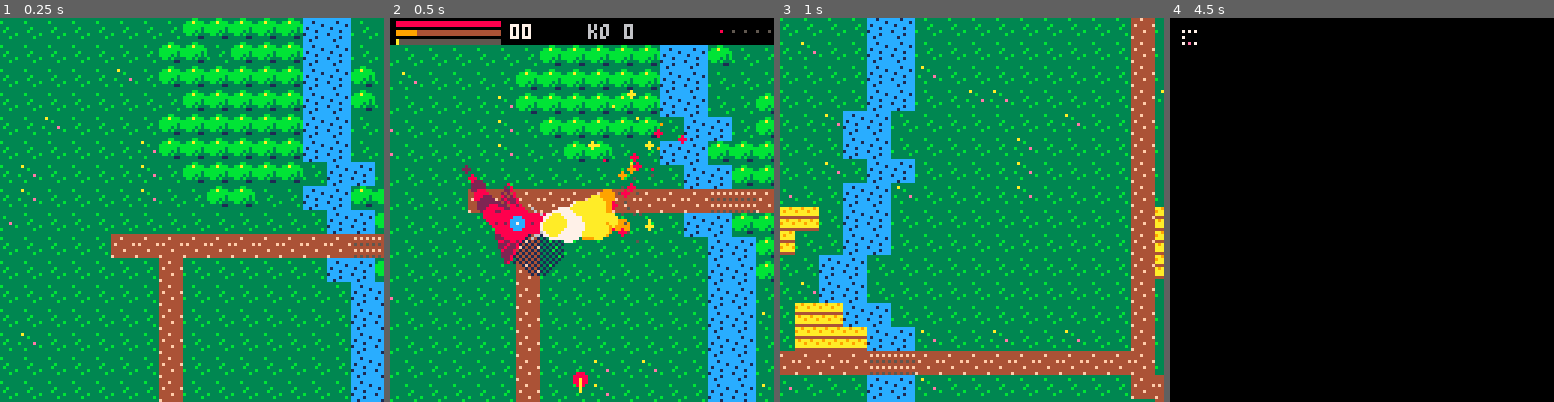
Above: before the commit, frames 1-4 (left to right).
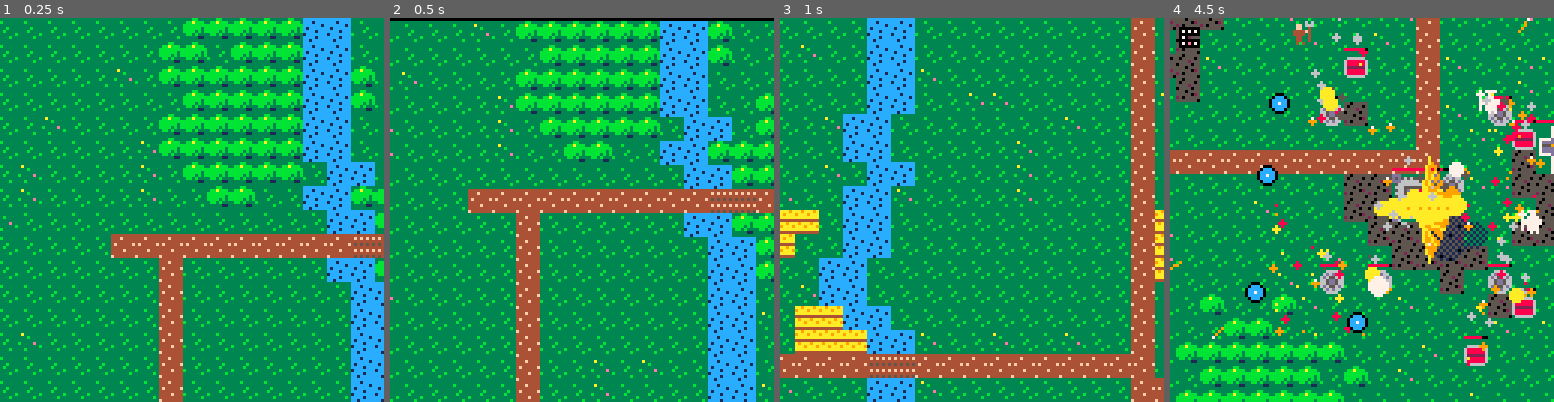
Above: after the commit, the same moments.

Repository: drachis/carts
Game: PICO-8 cartridge proj/wyrmfire/tests/test_run.p8
The game is run twice, just before and just after one commit, with the same random seed, the same clock (stepped at 60 frames per second) and the same inputs.
Inputs:
- Up to frame 1 (0.25 s): no input
- Up to frame 2 (0.5 s): tap X (X key) at 0.33 s
- Up to frame 3 (1 s): tap O (Z key) at 0.7 s
- Up to frame 4 (4.5 s): tap X (X key) at 1.07, 1.85, 2.97, 4.08 s; hold Right 1.6-2.1 s; tap O (Z key) every 0.4 s from 1.7 to 4.1 s; hold Up 2.15-2.42 s; hold Right 2.47-3.03 s; hold Left 3.08-3.58 s; hold Down 3.63-3.97 s; hold Right from 4.02 s (still down)

Frame 1 is identical in both runs. In frame 2, 11% of the frame differs, in the area x 0-100%, y 0-98%; in frame 3, 20%; in frame 4, 98%, in the area x 0-100%, y 0-100%.

Commit message:
wyrmfire: the dragon grows, roars and snaps
Coins fill a hoard that grows the dragon (size scales body, reach and
jaws); roars on growth, inferno and streaks send the not-brave fleeing;
jaws snap up commoners and sheep under the head; wingbeats; the land
dims as wrath climbs. Keep, towers and churches toughened; the soak
test now restarts finished games so it stays under load.

6901 -> 7177 tokens.

Co-Authored-By: Claude Opus 5.5 <noreply@anthropic.com>

Diff:
--- a/proj/wyrmfire/data.lua
+++ b/proj/wyrmfire/data.lua
@@ -65,6 +65,7 @@
 eat=8
 alarm=9
 coin=10
+wings=11
 ]]
 
 config=parse_record[[
@@ -79,7 +80,16 @@
 nova_range=56
 coin_value=2
 reel_frames=45
-]]
+first_growth=60
+growth_rate=1.3
+max_size=2
+dusk_wrath=3
+]]
+
+-- what the dragon gains each time its hoard fills (the hoard then
+-- needs growth_rate times as many coins to fill again). size scales
+-- its whole body, its reach and its jaws.
+growth_stats="size=0.1/max_hp=10/hp=30/breath_range=4/charge_damage=4"
 
 -- razing a settlement spins the reel and lands on one of these.
 -- each stat is added to the dragon's, for the rest of the game.
@@ -135,6 +145,8 @@
 fire_regen=0.3
 inhale=0.06
 power=1
+size=1
+snap=0
 accel=0.7
 breath_accel=0.35
 recoil=0.12
@@ -169,22 +181,24 @@
 -- the dragon gains when the unit dies. fire_taken scales
 -- breath damage; at or below config.fireproof a unit never ignites.
 -- ranged units hold at range and back off inside range*keep_away.
--- color recolors the legend sprite's gold. a melee unit with a
+-- color recolors the legend sprite's gold. the brave (1) stand
+-- against the dragon's roar and are too much to swallow in passing;
+-- the rest (0) flee from it and can be snapped up. a melee unit with a
 -- knock throws the dragon back that hard when it lands a blow.
 unit_specs=parse_table[[
-name,sprite,hp,speed,damage,cooldown,fire_taken,score,meal,ai,range,keep_away,shot,color,knock,volley
-serf,64,3,0.5,1,30,1,5,2,melee
-archer,65,4,0.45,2,80,1,10,2,ranged,70,0.4,arrow,,,3
-knight,66,12,0.8,4,30,0.5,25,3,melee,,,,,7
-champion,67,20,0.5,4,90,0.3,50,3,ranged,80,0.4,holy,,,3
-ballista,69,15,0.2,8,120,0.7,40,0,ranged,100,0,bolt
-catapult,70,15,0.2,12,150,0.7,40,0,ranged,110,0,rock
-sheep,71,1,0.3,0,0,1,0,10,sheep
-sir gawain,68,60,1,6,40,0.3,500,30,legend,,,,11,10
-sir percival,68,80,1,6,40,0.3,500,30,legend,,,,14,10
-sir galahad,68,100,1,6,40,0.3,500,30,legend,,,,7,10
-sir lancelot,68,120,1,6,40,0.3,500,30,legend,,,,13,10
-king arthur,68,140,1,10,40,0.3,500,30,legend,,,excalibur,10,12,8
+name,sprite,hp,speed,damage,cooldown,fire_taken,score,meal,brave,ai,range,keep_away,shot,color,knock,volley
+serf,64,3,0.5,1,30,1,5,2,0,melee
+archer,65,4,0.45,2,80,1,10,2,0,ranged,70,0.4,arrow,,,3
+knight,66,12,0.8,4,30,0.5,25,3,1,melee,,,,,7
+champion,67,20,0.5,4,90,0.3,50,3,1,ranged,80,0.4,holy,,,3
+ballista,69,15,0.2,8,120,0.7,40,0,1,ranged,100,0,bolt
+catapult,70,15,0.2,12,150,0.7,40,0,1,ranged,110,0,rock
+sheep,71,1,0.3,0,0,1,0,10,0,sheep
+sir gawain,68,60,1,6,40,0.3,500,30,1,legend,,,,11,10
+sir percival,68,80,1,6,40,0.3,500,30,1,legend,,,,14,10
+sir galahad,68,100,1,6,40,0.3,500,30,1,legend,,,,7,10
+sir lancelot,68,120,1,6,40,0.3,500,30,1,legend,,,,13,10
+king arthur,68,140,1,10,40,0.3,500,30,1,legend,,,excalibur,10,12,8
 ]]
 
 -- size 0 draws a streak, otherwise a ball of that radius. a lobbed
@@ -208,9 +222,9 @@
 name,sprite,size,hp,score,spawn_rate,spawns,survivor,guardian,goal
 hut,32,1,10,10,260,serf,serf
 house,33,1,18,25,200,serf,serf
-tower,34,1,30,50,170,archer
-church,36,2,60,120,420,champion
-keep,38,2,200,1000,150,knight/knight/archer/ballista/catapult,,king arthur,1
+tower,34,1,50,50,170,archer
+church,36,2,100,120,420,champion
+keep,38,2,700,1000,150,knight/knight/archer/ballista/catapult,,king arthur,1
 ]]
 
 -- fixed buildings are kind:x:y offsets from the centre; the rest
--- a/proj/wyrmfire/dragon.lua
+++ b/proj/wyrmfire/dragon.lua
@@ -6,6 +6,41 @@
  tail={}
  for i=1,6 do
   add(tail,{x=dragon.x-i*4,y=dragon.y})
+ end
+end
+
+-- a roar is heard `reach` pixels away. everyone there who is not
+-- brave is struck with dragonfear and flees for a while.
+function roar(reach,frames)
+ sfx(sound.roar)
+ ring(dragon.x,dragon.y,reach)
+ for unit in all(units) do
+  if unit.spec.brave==0 and dragon_distance(unit.x,unit.y)<reach then
+   unit.fear=frames+rnd(frames)
+  end
+ end
+end
+
+-- add a record of stats to the dragon's own, for good: boons and
+-- growth. during an inferno the calm stats must gain them too.
+function grant(stats)
+ for key,value in pairs(parse_record(stats,"/")) do
+  dragon[key]+=value
+  if fury_time>0 and calm_stats[key] then
+   calm_stats[key]+=value
+  end
+ end
+end
+
+-- the hoard is full: the dragon grows
+function grow()
+ hoard=0
+ hoard_goal*=config.growth_rate
+ if dragon.size<config.max_size then
+  grant(growth_stats)
+  announce("the dragon grows!",120)
+  roar(90,45)
+  jolt(6,6)
  end
 end
 
@@ -37,13 +72,14 @@
 
 -- each tail segment is dragged a fixed distance behind the last
 function update_tail()
- local prev_x=dragon.x-cos(dragon.angle)*6
- local prev_y=dragon.y-sin(dragon.angle)*6
+ local size=dragon.size
+ local prev_x=dragon.x-cos(dragon.angle)*6*size
+ local prev_y=dragon.y-sin(dragon.angle)*6*size
  for segment in all(tail) do
   local dx,dy=segment.x-prev_x,segment.y-prev_y
-  local distance=max(length(dx,dy),.01)
-  segment.x=prev_x+dx/distance*3.5
-  segment.y=prev_y+dy/distance*3.5
+  local distance=max(length(dx,dy),.01)/3.5/size
+  segment.x=prev_x+dx/distance
+  segment.y=prev_y+dy/distance
   prev_x,prev_y=segment.x,segment.y
  end
 end
@@ -144,11 +180,10 @@
   end
  end
  embers(x,y,34,4)
- ring(x,y,config.nova_range)
  announce("inferno!")
  jolt(8,6)
  flash=3
- sfx(sound.roar)
+ roar(90,60)
 end
 
 -- while charging the head is a battering ram. each charge has an
@@ -156,7 +191,7 @@
 function charge_impacts(head_x,head_y)
  local d=dragon
  for unit in all(units) do
-  if unit.charge_id!=d.charge_id and length(unit.x-head_x,unit.y-head_y)<12 then
+  if unit.charge_id!=d.charge_id and length(unit.x-head_x,unit.y-head_y)<12*d.size then
    unit.charge_id=d.charge_id
    -- whatever survives the jaws is thrown back
    unit.push_x,unit.push_y=d.vx,d.vy
@@ -167,7 +202,7 @@
  for building in all(buildings) do
   local x,y=building.center_x,building.center_y
   if building.charge_id!=d.charge_id
-   and length(x-head_x,y-head_y)<8+building.size/2 then
+   and length(x-head_x,y-head_y)<8*d.size+building.size/2 then
    building.charge_id=d.charge_id
    -- hitting a wall ends the charge
    d.charge=min(d.charge,3)
@@ -188,7 +223,9 @@
  if btn(3) then input_y+=1 end
 
  local forward_x,forward_y=cos(d.angle),sin(d.angle)
- local head_x,head_y=d.x+forward_x*11,d.y+forward_y*11
+ local reach=11*d.size
+ local head_x,head_y=d.x+forward_x*reach,d.y+forward_y*reach
+ if frame%32==0 then sfx(sound.wings) end
  -- button 4 (z) breathes, button 5 (x) charges
  if not btn(4) then d.winded=false end
  local breathing=btn(4) and not d.winded and d.charge<=0 and d.windup<=0
@@ -234,6 +271,17 @@
    if btn(4) and fury>=100 then inferno() end
    d.windup=d.charge_windup
    d.charge_cooldown=d.charge_recover
+  end
+  -- jaws: whatever is not brave and passes under the head is
+  -- snapped up, a mouthful at a time
+  d.snap-=1
+  for unit in all(units) do
+   if d.snap<=0 and unit.spec.brave==0
+    and length(unit.x-head_x,unit.y-head_y)<6*d.size then
+    d.snap=10
+    jolt(2,1)
+    damage_unit(unit,d.bite_damage,true)
+   end
   end
  end
 
@@ -266,8 +314,12 @@
 function draw_dragon()
  local d=dragon
  local x,y=d.x,d.y
- local fx,fy=cos(d.angle),sin(d.angle) -- forward
- local sx,sy=-fy,fx                    -- sideways
+ -- the forward and sideways vectors are scaled by the dragon's
+ -- size, so every offset below grows with it; radii are scaled
+ -- one by one
+ local size=d.size
+ local fx,fy=cos(d.angle)*size,sin(d.angle)*size
+ local sx,sy=-fy,fx
  local charging=d.charge>0
  -- wings swept back in a charge, raised high while coiling for one
  local flap=charging and -1 or d.windup>0 and 1 or sin(frame/16)
@@ -275,8 +327,8 @@
  -- shadow: far below when soaring, tight when diving
  local drop=charging and 2 or 7
  fillp(0x5a5a.8)
- circfill(x+drop,y+drop+2,8,1)
- circfill(x+drop-fx*8,y+drop+2-fy*8,4,1)
+ circfill(x+drop,y+drop+2,8*size,1)
+ circfill(x+drop-fx*8,y+drop+2-fy*8,4*size,1)
  fillp()
 
  -- drawn in red and purple, then recoloured. it blinks white
@@ -286,7 +338,7 @@
  pal(2,hurt and 7 or d.wing)
 
  for i=#tail,1,-1 do
-  circfill(tail[i].x,tail[i].y,4-i*.5,i%2==0 and 2 or 8)
+  circfill(tail[i].x,tail[i].y,(4-i*.5)*size,i%2==0 and 2 or 8)
  end
 
  for side=-1,1,2 do
@@ -296,7 +348,7 @@
   local shoulder_x,shoulder_y=x+fx*2+sx*side*3,y+fy*2+sy*side*3
   local tip_x,tip_y=x+sx*side*span-fx*sweep,y+sy*side*span-fy*sweep
   local edge_x,edge_y=x-fx*7+sx*side*3-tip_x,y-fy*7+sy*side*3-tip_y
-  for i=0,1,.07 do
+  for i=0,1,.07/size do
    line(shoulder_x,shoulder_y,tip_x+edge_x*i,tip_y+edge_y*i,2)
   end
   for bone in all{0,.4,.75} do
@@ -311,7 +363,7 @@
  -- body: haunches, chest, neck, head, snout. each is a circle at
  -- some distance along the spine.
  for part in all{{-4,4},{0,5},{6,3},{10,3},{13,2}} do
-  circfill(x+fx*part[1],y+fy*part[1],part[2],8)
+  circfill(x+fx*part[1],y+fy*part[1],part[2]*size,8)
  end
  for i=-7,5,3 do
   pset(x+fx*i,y+fy*i,2)
--- a/proj/wyrmfire/main.lua
+++ b/proj/wyrmfire/main.lua
@@ -7,6 +7,7 @@
  score,kills,wrath,heralded=0,0,1,0
  combo,combo_timer,fury,fury_time=0,0,0,0
  shown_score,combo_pop,coin_run,reel_time=0,0,0,0
+ hoard,hoard_goal=0,config.first_growth
  shake,freeze,flash=0,0,0
  message,message_timer,reinforce_timer="",0,300
  cam_x,cam_y=dragon.x-64,dragon.y-64
@@ -62,7 +63,7 @@
  add_particle(x,y-6,0,-.5,30,"text").text="+"..gained
  if streaks[combo] then
   announce(streaks[combo])
-  sfx(sound.roar)
+  roar(70,30)
  end
 end
 
@@ -77,6 +78,9 @@
  add_fury(.5)
  poke(0x3200+sound.coin*68,24+coin_run%32)
  sfx(sound.coin)
+ -- and it is added to the hoard, which the dragon grows on
+ hoard+=1
+ if hoard>=hoard_goal then grow() end
 end
 
 -- the boon reel: flicker through the boons, then land on one
@@ -89,13 +93,7 @@
   sfx(sound.coin)
  end
  if reel_time==0 then
-  for key,value in pairs(parse_record(reel.stats,"/")) do
-   dragon[key]+=value
-   -- during an inferno the calm stats must gain it too
-   if fury_time>0 and calm_stats[key] then
-    calm_stats[key]+=value
-   end
-  end
+  grant(reel.stats)
   announce("boon: "..reel.name,120)
   sfx(sound.fanfare)
  end
@@ -199,7 +197,9 @@
  draw_bar(2,7,34,fury_time>0 and fury_time/config.fury_frames or fury/100,
   (fury_time>0 or fury>=100) and blink and 7 or 10,5)
  -- the score rolls up to its true value like a payout counter
- print(points(shown_score),40,2,shown_score<flr(score) and 10 or 7)
+ print(points(shown_score),40,1,shown_score<flr(score) and 10 or 7)
+ -- the hoard: gold gathered towards the dragon's next growth
+ draw_bar(40,7,22,hoard/hoard_goal,10,4)
  print("ko "..kills,66,2,6)
  if combo>1 then
   -- the combo and how long is left to keep it going
@@ -315,4 +315,11 @@
   draw_hud()
   if state!="play" then draw_game_over() end
  end
-end
+ -- as the realm's wrath climbs, smoke dims the land: the screen
+ -- palette swaps the greens for darker ones. pal() above resets
+ -- it every frame, so it is set last.
+ if wrath>=config.dusk_wrath then
+  pal(3,131,1)
+  pal(11,3,1)
+ end
+end
--- a/proj/wyrmfire/tests/test_run.lua
+++ b/proj/wyrmfire/tests/test_run.lua
@@ -70,7 +70,8 @@
 state="play"
 
 local max_units,max_particles,max_burning,max_combo,infernos=0,0,0,0,0
-local spins,coins_banked=0,0
+local spins,coins_banked,feared,frames_played=0,0,0,0
+local games_won,game_frames=0,0
 -- burnt shots and grazes are told apart by the fury they give
 local shots_burnt,grazes=0,0
 local real_add_fury=add_fury
@@ -78,6 +79,12 @@
  if amount==3 then shots_burnt+=1 end
  if amount==2 then grazes+=1 end
  real_add_fury(amount)
+end
+local roars=0
+local real_roar=roar
+function roar(reach,frames)
+ roars+=1
+ real_roar(reach,frames)
 end
 local real_collect_coin=collect_coin
 function collect_coin()
@@ -104,6 +111,20 @@
  max_combo=max(max_combo,combo)
  if fury_time==config.fury_frames-1 then infernos+=1 end
  if reel_time==1 then spins+=1 end
+ -- a finished game is replaced with a fresh one, to stay under load
+ if not playing then
+  games_won+=state=="won" and 1 or 0
+  printh("game over: "..state.." after "..game_frames.." frames, size "..dragon.size)
+  game_frames=0
+  new_game()
+  state="play"
+ else
+  game_frames+=1
+  frames_played+=1
+  for unit in all(units) do
+   if unit.fear>0 then feared+=1 break end
+  end
+ end
  if n%30==0 then
   max_burning=max(max_burning,burning_tiles())
  end
@@ -123,5 +144,7 @@
  .." burning tiles="..max_burning)
 printh("max combo="..max_combo.." infernos="..infernos
  .." reel spins="..spins.." coins banked="..coins_banked)
-printh("shots burnt="..shots_burnt.." grazes="..grazes)
+printh("shots burnt="..shots_burnt.." grazes="..grazes
+ .." frames with fear="..feared.."/"..frames_played.." roars="..roars
+ .." dragon size="..dragon.size)
 extcmd("shutdown")
--- a/proj/wyrmfire/units.lua
+++ b/proj/wyrmfire/units.lua
@@ -14,6 +14,7 @@
   burn=0,
   flash=0,
   dash=0,
+  fear=0,
   -- knockback, which decays
   push_x=0,
   push_y=0,
@@ -148,6 +149,12 @@
  return cos(unit.wander)*.15,sin(unit.wander)*.15
 end
 
+-- dragonfear: run from the dragon until the terror passes
+function unit_ai.flee(unit,dir_x,dir_y)
+ unit.fear-=1
+ return -dir_x*1.2,-dir_y*1.2
+end
+
 -- anyone on fire runs about, spreading it
 function unit_ai.panic(unit)
  unit.burn-=1
@@ -167,7 +174,7 @@
   unit.cooldown-=1
   unit.flash=max(0,unit.flash-1)
 
-  local ai=unit.burn>0 and "panic" or spec.ai
+  local ai=unit.burn>0 and "panic" or unit.fear>0 and "flee" or spec.ai
   local move_x,move_y=unit_ai[ai](unit,dx/distance,dy/distance,distance)
   unit.x=mid(4,unit.x+move_x+unit.push_x,507)
   unit.y=mid(4,unit.y+move_y+unit.push_y,507)
@@ -194,6 +201,8 @@
    pal()
    if unit.burn>0 then
     pset(unit.x-2+rnd(4),unit.y-5+rnd(3),rnd{9,10})
+   elseif unit.fear>0 then
+    print("!",unit.x-1,unit.y-11,8)
    end
   end
  end
Not shown, changed: the sound effects (__sfx__) section of proj/wyrmfire/tests/test_run.p8
Not shown, changed: the sound effects (__sfx__) section of proj/wyrmfire/wyrmfire.p8
Not shown, changed: proj/wyrmfire/DESIGN.md
Not shown, changed: proj/wyrmfire/gen_gfx.py
